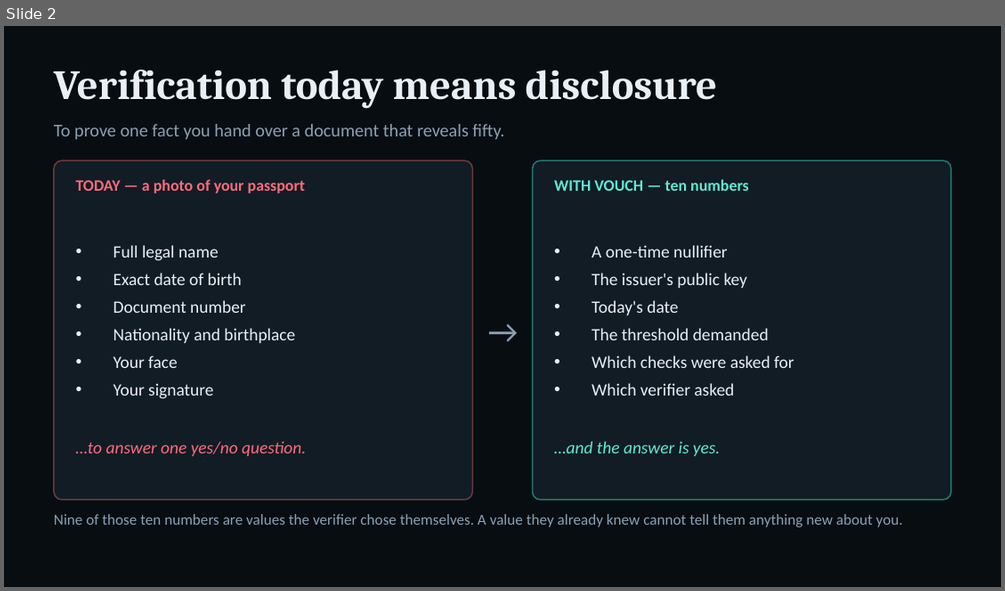
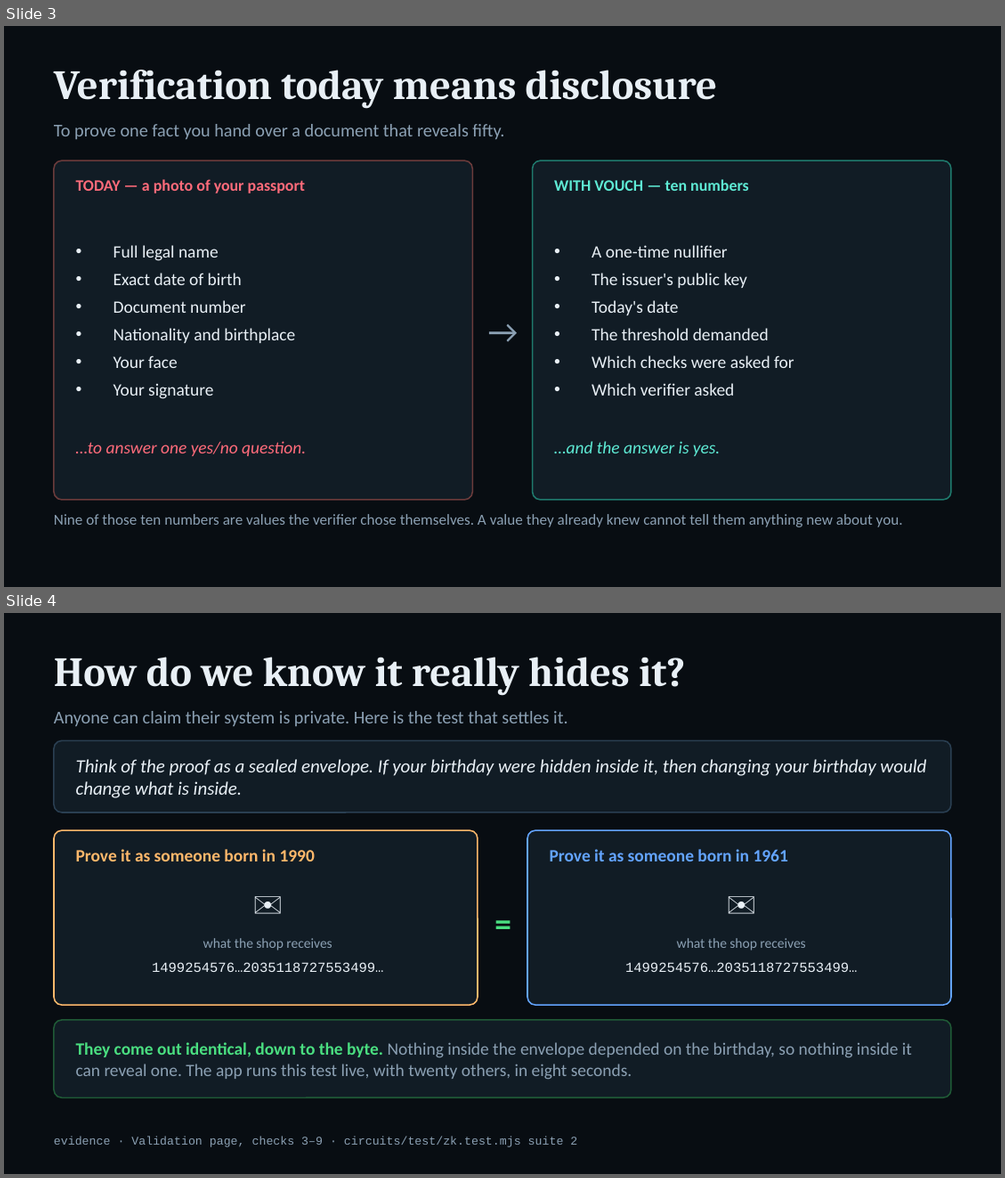
Before and after one commit to devkancheti4-design/vouch-zk-identity, a slide deck: deck/VOUCH.pptx. Shown one above the other, each under a label of ours: slide 2 before the commit, slides 3 and 4 after it. The pictures are 1005x591 and 1005x1178 pixels, drawn with LibreOffice and Linux fonts; fonts in the diff are those of the drawing. Boxes give left, top, right and bottom in pixels: in the first picture for what was removed or moved away, otherwise in the second. Text is boxed around its words. In the diff, an @@ line names an element or a change of style, - is before the commit and + after.

```diff
--- a/deck/VOUCH.pptx
+++ b/deck/VOUCH.pptx
@@ slide 4 added at (4, 613, 1001, 1174), background #080D12 @@
@@ text added at (54, 657, 685, 696), 30 pt, text #E8EFF5, bold @@
+How do we know it really hides it?
@@ text added at (54, 711, 567, 726), 13 pt, text #8BA0B3 @@
+Anyone can claim their system is private. Here is the test that settles it.
@@ rounded rectangle added at (54, 740, 951, 812), fill #111C25, outline #2A3F52 1 pt @@
@@ text added at (76, 759, 926, 798), 13.5 pt, text #E8EFF5, italic @@
+Think of the proof as a sealed envelope. If your birthday were hidden inside it, then changing your birthday would change what is inside.
@@ rounded rectangle added at (54, 830, 477, 1005), fill #111C25, outline #FFB86B 1 pt @@
@@ text added at (76, 849, 315, 861), 12.5 pt, text #FFB86B, bold @@
+Prove it as someone born in 1990
@@ rounded rectangle added at (527, 830, 951, 1005), fill #111C25, outline #63A4FF 1 pt @@
@@ text added at (550, 849, 788, 861), 12.5 pt, text #63A4FF, bold @@
+Prove it as someone born in 1961
@@ text added at (76, 878, 460, 933), 30 pt, text #E8EFF5 @@
+✉
@@ text added at (550, 878, 933, 933), 30 pt, text #E8EFF5 @@
+✉
@@ text added at (480, 902, 526, 942), 24 pt, text #4ADE80, bold @@
+=
@@ text added at (203, 938, 332, 950), 10 pt, text #8BA0B3 @@
+what the shop receives
@@ text added at (677, 938, 805, 950), 10 pt, text #8BA0B3 @@
+what the shop receives
@@ text added at (152, 962, 383, 972), 10 pt, text #E8EFF5 @@
+1499254576…2035118727553499…
@@ text added at (625, 962, 857, 972), 10 pt, text #E8EFF5 @@
+1499254576…2035118727553499…
@@ rounded rectangle added at (54, 1020, 951, 1097), fill #111C25, outline #1F5A36 1 pt @@
@@ text added at (76, 1042, 912, 1079), 12.5 pt, text #8BA0B3 @@
+They come out identical, down to the byte. Nothing inside the envelope depended on the birthday, so nothing inside it can reveal one. The app runs this test live, with twenty others, in eight seconds.
@@ text added at (54, 1136, 577, 1147), 8.5 pt, text #8BA0B3 @@
+evidence · Validation page, checks 3–9 · circuits/test/zk.test.mjs suite 2
@@ what was slide 2 is now slide 3 @@
```
Also in this commit, not shown: 2 other slides added, 1 other file.
